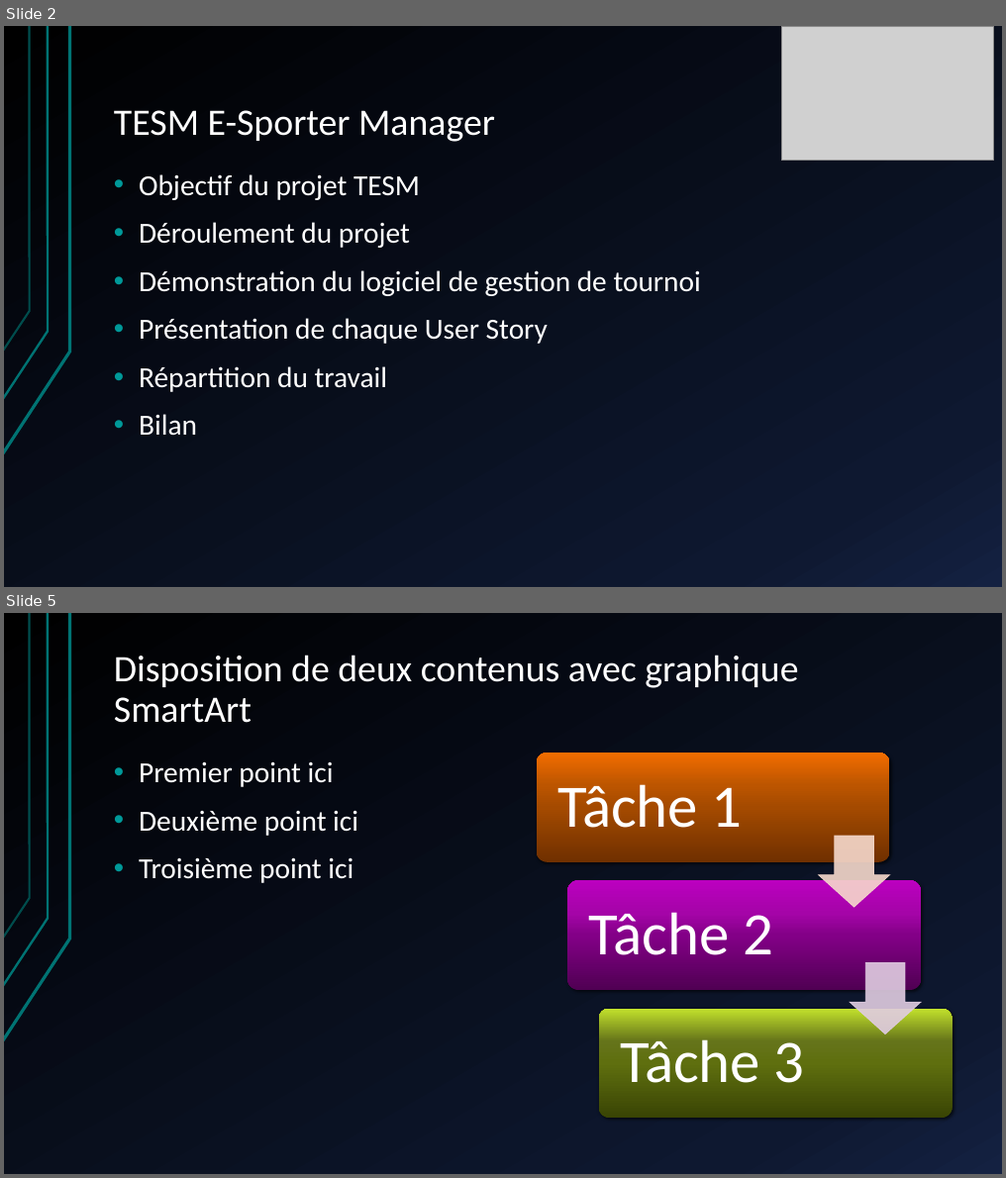
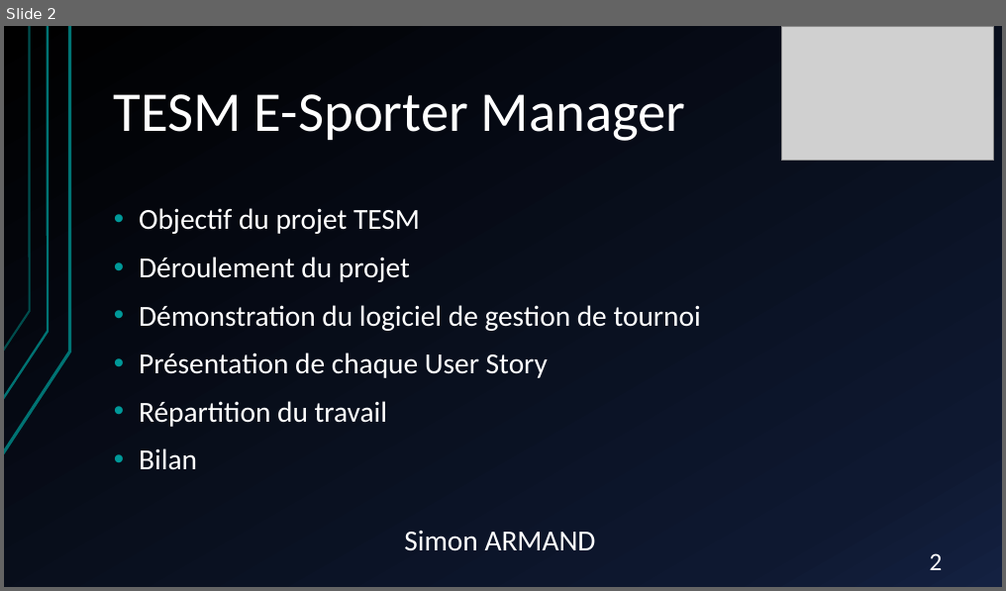
Before and after one commit to gamingdy/tesm-esport-manager, a slide deck: TESM E-Sporter Manager.pptx. Shown one above the other, each under a label of ours: slides 2 and 5 before the commit, slide 2 after it; the slides between them are not shown. The pictures are 1006x1178 and 1006x591 pixels, drawn with LibreOffice and Linux fonts; fonts in the diff are those of the drawing; grey boxes stand for pictures. Boxes give left, top, right and bottom in pixels: in the first picture for what was removed or moved away, otherwise in the second. Text is boxed around its words. In the diff, an @@ line names an element or a change of style, - is before the commit and + after.

```diff
--- a/TESM E-Sporter Manager.pptx
+++ b/TESM E-Sporter Manager.pptx
@@ slide 5 removed at bbox=[4, 613, 1002, 1174], background gradient #000000 to #0F1931 to #142242; not listed: 3 template elements that a slide beside it also shows @@
@@ title removed at bbox=[114, 655, 798, 723] @@
-Disposition de deux contenus avec graphique SmartArt
@@ text removed at bbox=[139, 761, 358, 883] @@
-• Premier point ici
-• Deuxième point ici
-• Troisième point ici
@@ group removed at bbox=[537, 753, 951, 1118]: 3 rounded rectangles, 3 texts, 2 down arrows @@
-Tâche 1
-Tâche 2
-Tâche 3
@@ slide 2 changed as well @@
@@ title "TESM E-Sporter Manager" at bbox=[114, 94, 686, 141]: size 36 to 54 pt @@
@@ text "Objectif du projet TESM": place and size @@
-text "Objectif du projet TESM" at bbox=[139, 174, 701, 436]
+text "Objectif du projet TESM" at bbox=[139, 208, 701, 471]
@@ text added at bbox=[404, 531, 596, 552], 28 pt, text #FFFFFF @@
+Simon ARMAND
@@ page number added at bbox=[930, 554, 943, 570], 24 pt, text #FFFFFF @@
+2
```
Also in this commit, not shown: 1 other slide changed, 13 slides added, 8 other slides removed.
